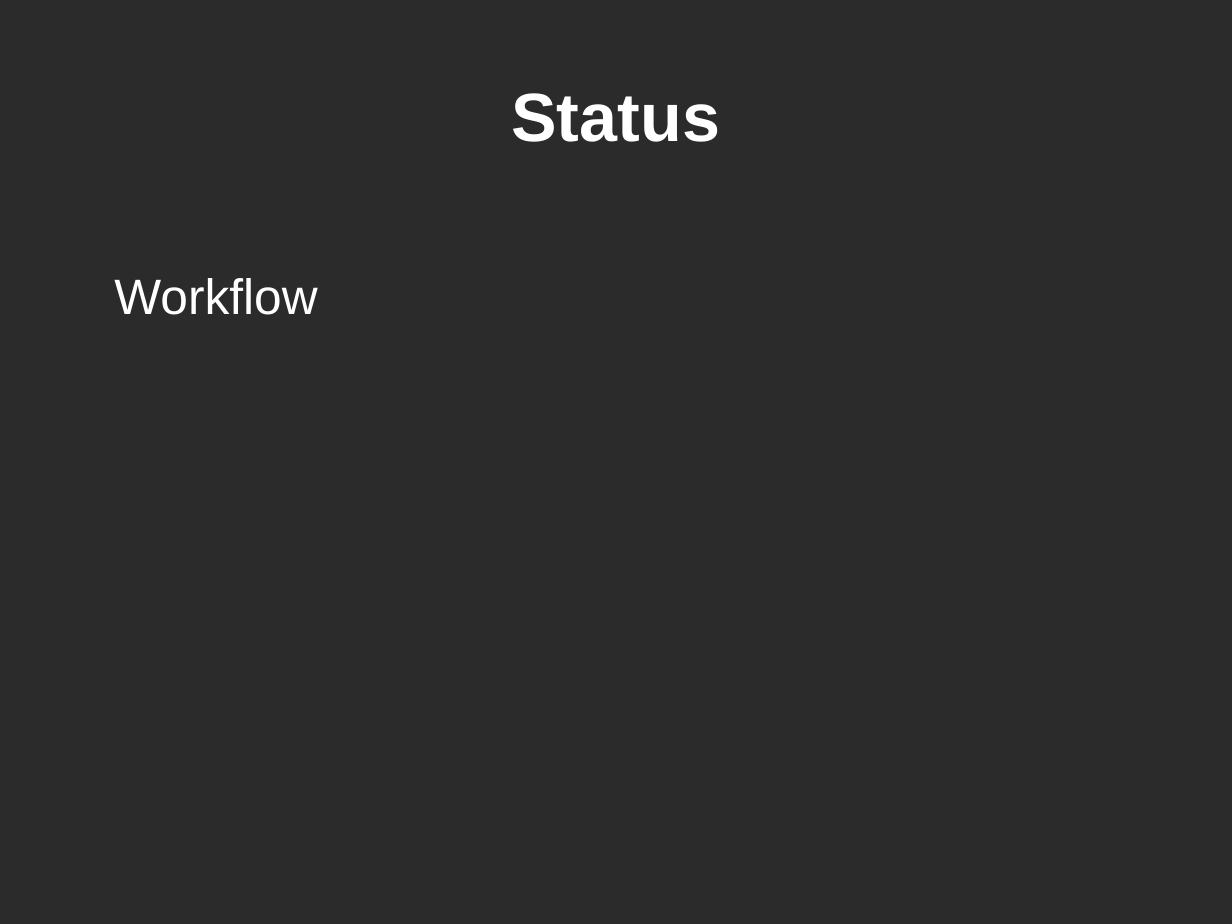
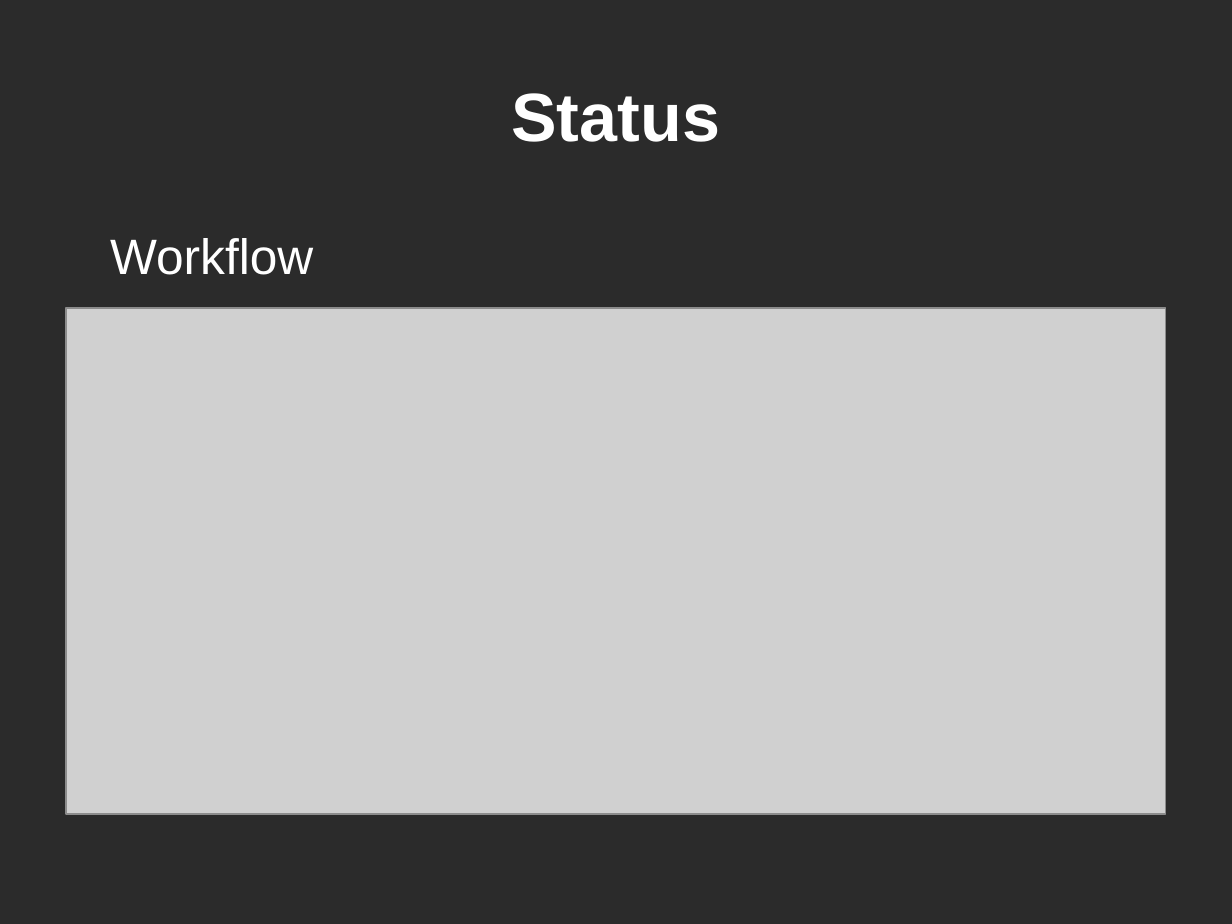
Before and after one commit to KLyko/LimesWebService, a slide deck: slide 6 of doc/overview_08-05-12/presentation.odp (slide 5 before the commit). Drawn at 1232x924 pixels with LibreOffice and Linux fonts; fonts in the diff are those of the drawing; grey boxes stand for pictures; background and template pictures are left out; a plain dark background stands for a picture behind light text. Boxes give left, top, right and bottom in pixels: in the first picture for what was removed or moved away, otherwise in the second. Text is boxed around its words. In the diff, an @@ line names an element or a change of style, - is before the commit and + after.

```diff
--- a/doc/overview_08-05-12/presentation.odp
+++ b/doc/overview_08-05-12/presentation.odp
@@ text "Workflow": place and size @@
-text "Workflow" at bbox=[114, 278, 317, 315]
+text "Workflow" at bbox=[110, 238, 313, 275]
@@ picture added at bbox=[66, 309, 1166, 815] @@
```
Also in this commit, not shown: 1 other slide changed, 1 slide added, 2 other files.
